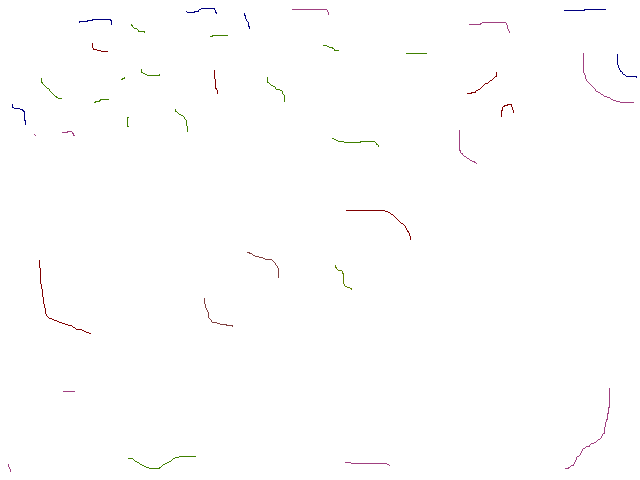
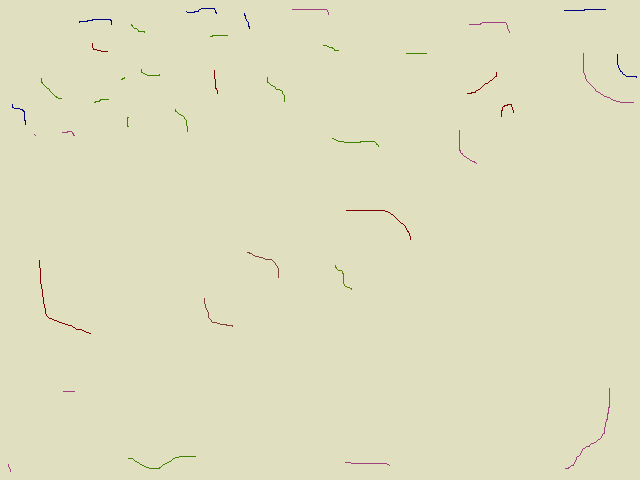
Revision of a layered 640 × 480 image; what changed, layer by layer:
painted on "Background" over [0, 0, 640, 480]
painted on "27_randomLow.png" over [0, 0, 640, 480]
